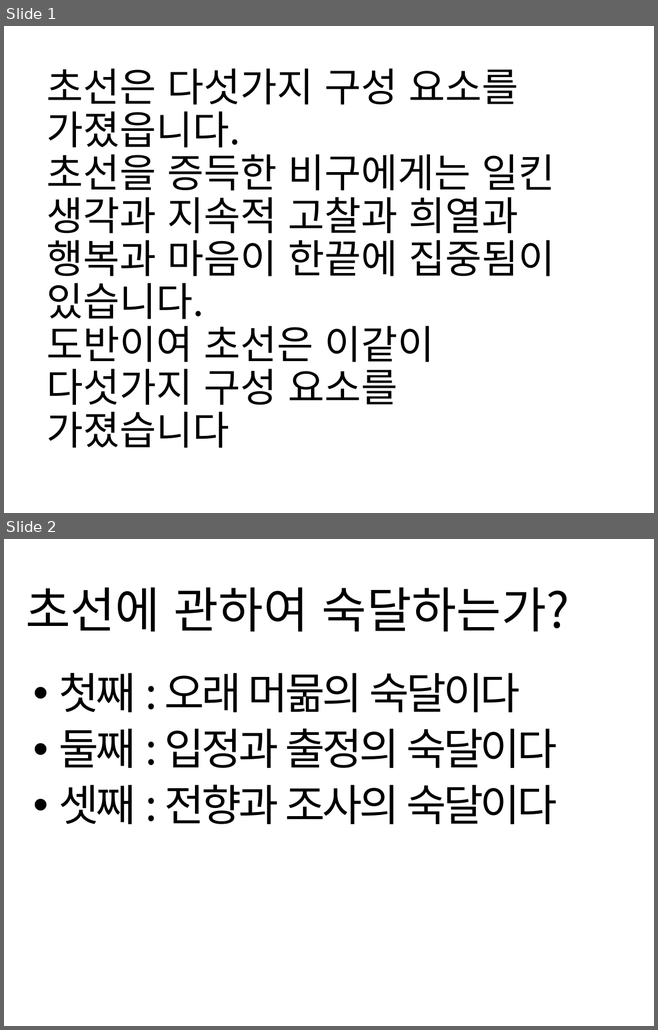
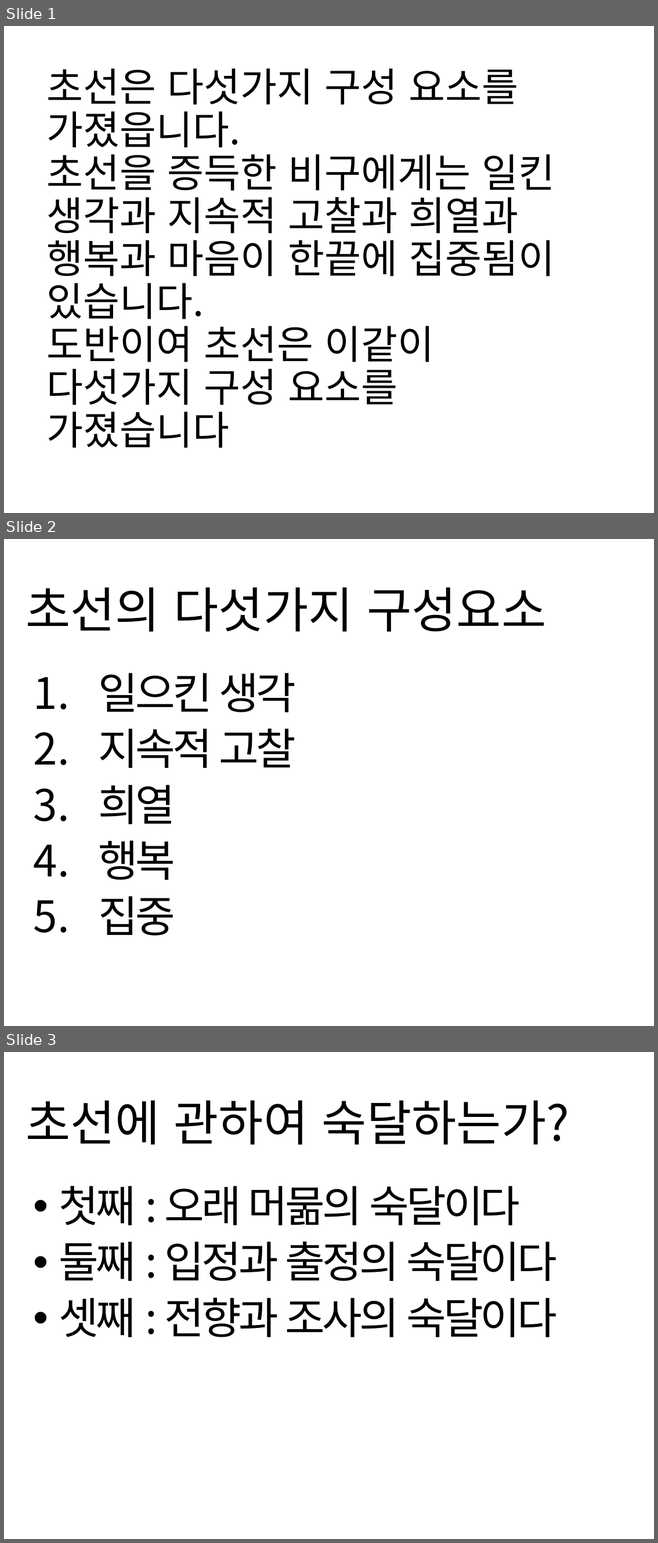
Before and after one commit to kimdaehee5609/FourNobleTruths, a slide deck: DOC/초선.pptx. Shown one above the other, each under a label of ours: slides 1 and 2 before the commit, slides 1, 2 and 3 after it. The pictures are 658x1030 and 658x1543 pixels, drawn with LibreOffice and Linux fonts; fonts in the diff are those of the drawing. Boxes give left, top, right and bottom in pixels: in the first picture for what was removed or moved away, otherwise in the second. Text is boxed around its words. In the diff, an @@ line names an element or a change of style, - is before the commit and + after.

Commit message:
2022.08.11.목  초선의 다섯가지 구성요소

```diff
--- a/DOC/초선.pptx
+++ b/DOC/초선.pptx
@@ slide 2 added at box(4, 539, 654, 1026), background #FFFFFF @@
@@ title added at box(25, 587, 546, 632), 54 pt, text #000000 @@
+초선의 다섯가지 구성요소
@@ text added at box(99, 673, 296, 936), 48 pt, text #000000 @@
+1. 일으킨 생각
+2. 지속적 고찰
+3. 희열
+4. 행복
+5. 집중
@@ what was slide 2 is now slide 3 @@
```
Also in this commit, not shown: 1 other file.
